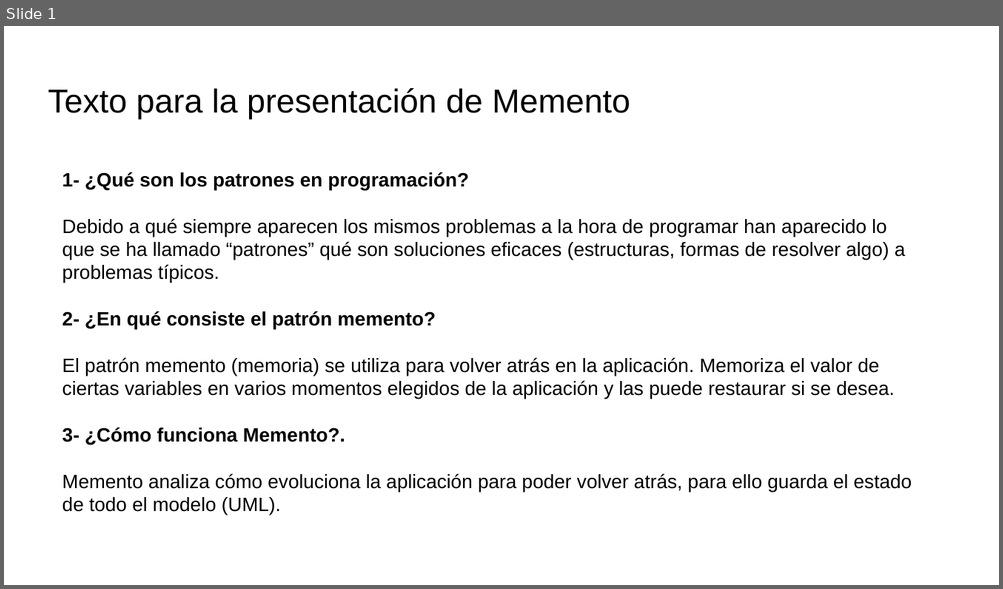
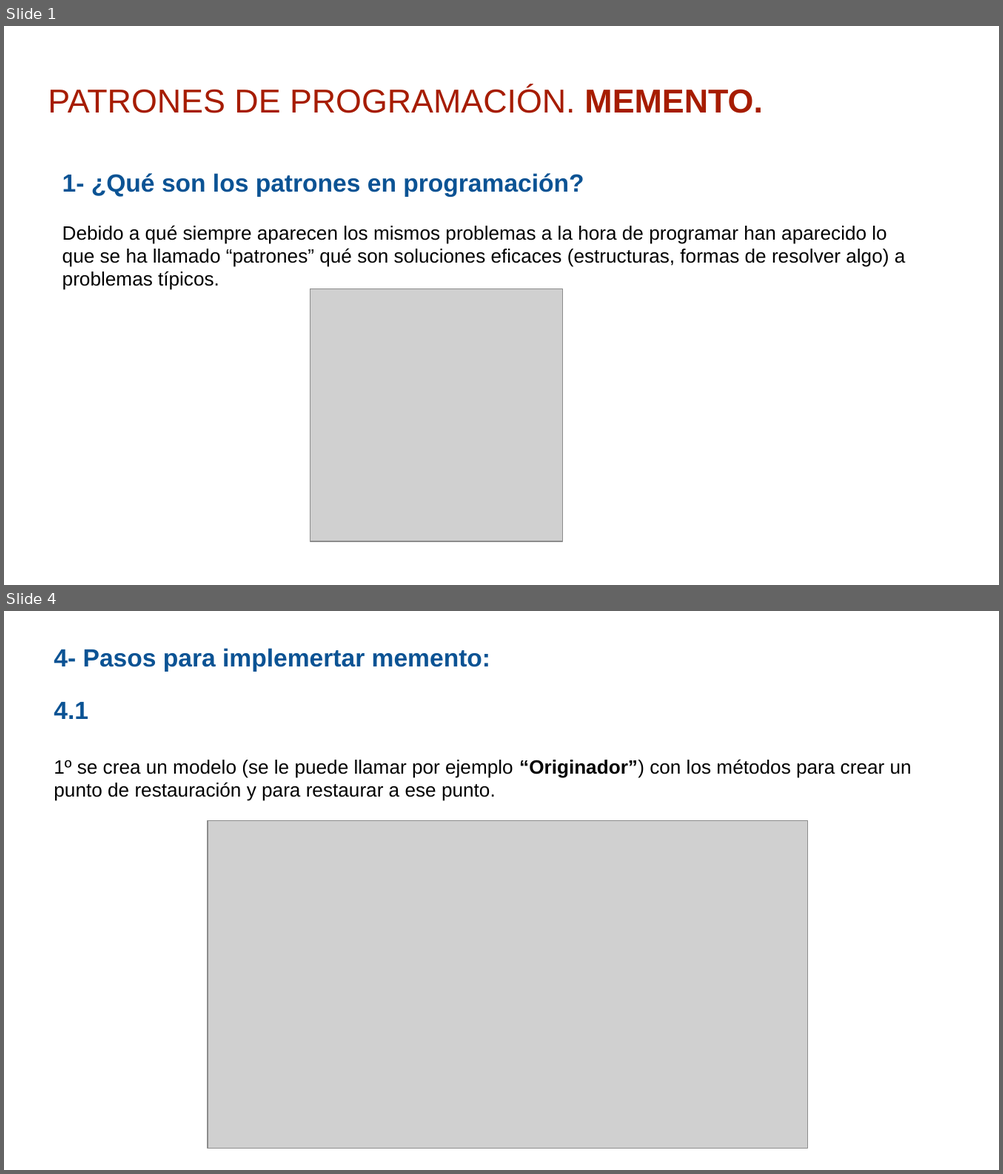
Before and after one commit to nachogarciaprieto/Memento, a slide deck: mementoPresentacionEntornosDesarrolloDAW2019.odp. Shown one above the other, each under a label of ours: slide 1 before the commit, slides 1 and 4 after it; the slides between them are not shown. The pictures are 1003x589 and 1003x1174 pixels, drawn with LibreOffice and Linux fonts; fonts in the diff are those of the drawing; grey boxes stand for pictures. Boxes give left, top, right and bottom in pixels: in the first picture for what was removed or moved away, otherwise in the second. Text is boxed around its words. In the diff, an @@ line names an element or a change of style, - is before the commit and + after.

Commit message:
Finalizada Presentación Memento
Terminada la presentación de Memento.

9 diapositivas con imágenes y animaciones.

```diff
--- a/mementoPresentacionEntornosDesarrolloDAW2019.odp
+++ b/mementoPresentacionEntornosDesarrolloDAW2019.odp
@@ slide 4 added at (x1=4, y1=611, x2=999, y2=1170), background #FFFFFF @@
@@ text added at (x1=54, y1=648, x2=911, y2=801), 14 pt, text #000000 @@
+4- Pasos para implemertar memento:
+4.1
+1º se crea un modelo (se le puede llamar por ejemplo “Originador”) con los métodos para crear un punto de restauración y para restaurar a ese punto.
@@ picture added at (x1=208, y1=821, x2=808, y2=1149) @@
@@ slide 1 changed as well @@
@@ title at (x1=48, y1=87, x2=762, y2=113): text changed; text colour #000000 to #A61C00 @@
-Texto para la presentación de Memento
+PATRONES DE PROGRAMACIÓN. MEMENTO.
@@ text at (x1=62, y1=173, x2=583, y2=197): size 14 to 18 pt, text colour #000000 to #0B5394 in "1- ¿Qué son los patrones en programación?" @@
@@ picture added at (x1=310, y1=289, x2=562, y2=543) @@
@@ text at (x1=62, y1=312, x2=912, y2=516): paragraphs removed @@
-2- ¿En qué consiste el patrón memento?
-El patrón memento (memoria) se utiliza para volver atrás en la aplicación. Memoriza el valor de ciertas variables en varios momentos elegidos de la aplicación y las puede restaurar si se desea.
-3- ¿Cómo funciona Memento?.
-Memento analiza cómo evoluciona la aplicación para poder volver atrás, para ello guarda el estado de todo el modelo (UML).
```
Also in this commit, not shown: 2 other slides changed, 5 other slides added, 1 other file.
